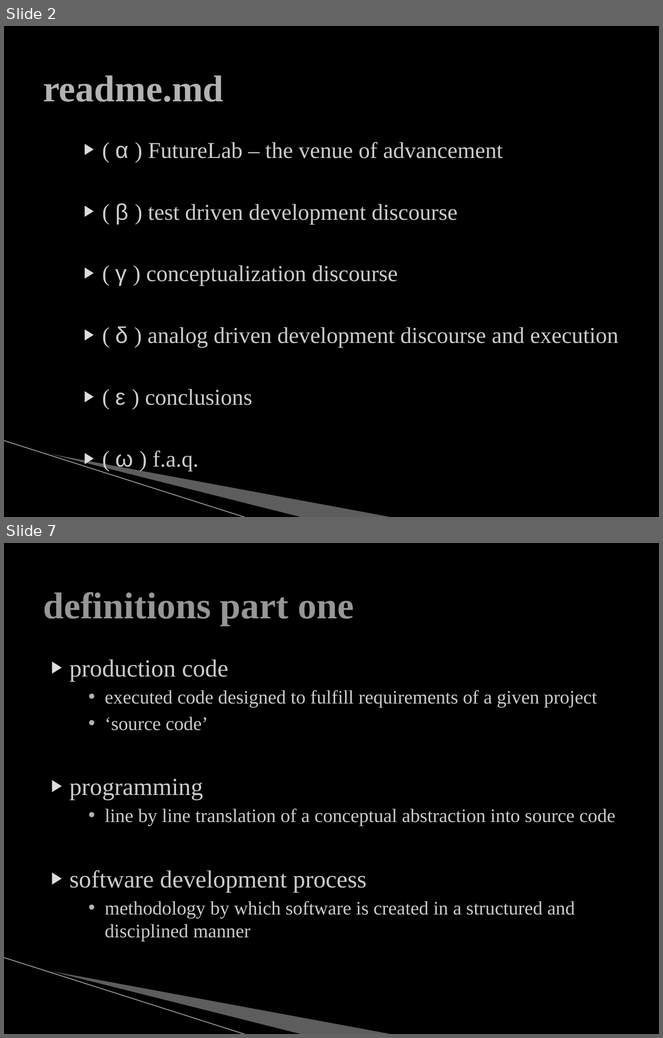
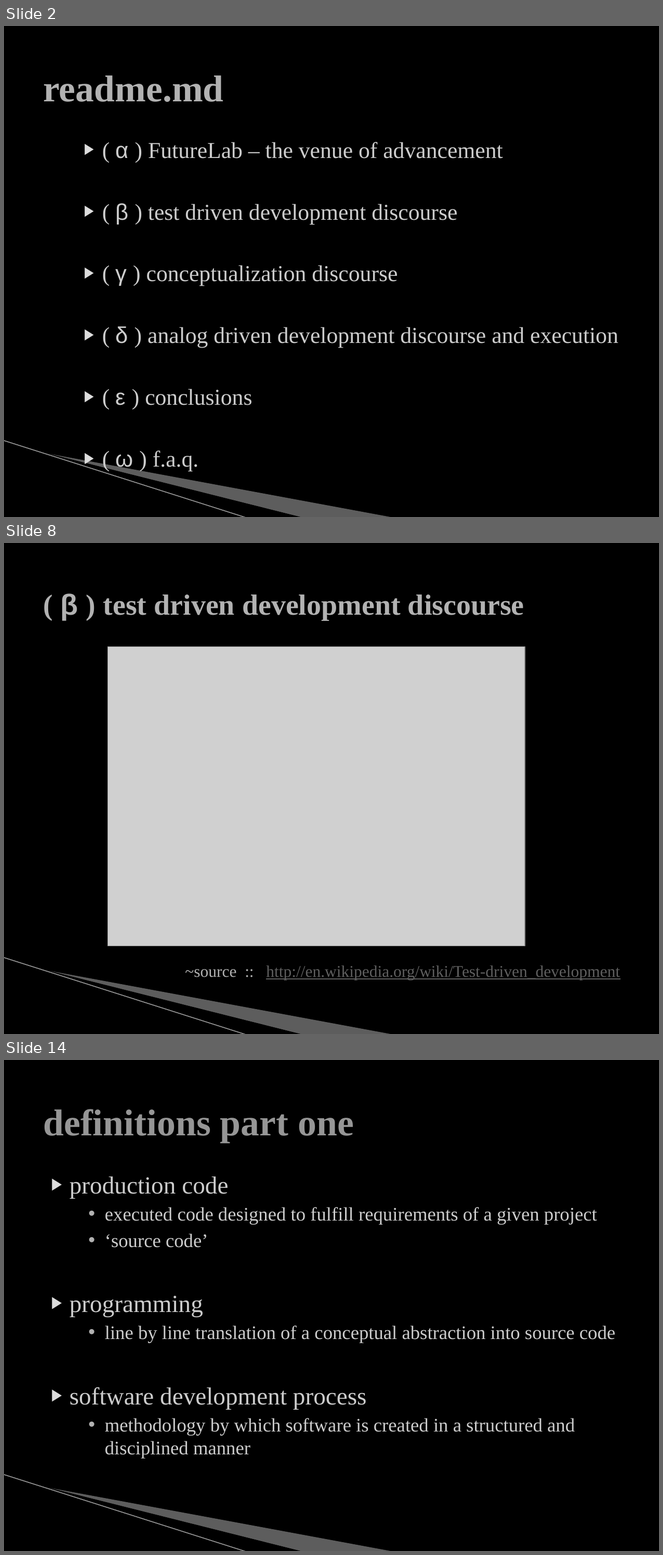
Before and after one commit to mjs0031/master_report, a slide deck: the_defense.pptx. Shown one above the other, each under a label of ours: slides 2 and 7 before the commit, slides 2, 8 and 14 after it; the slides between them are not shown. The pictures are 663x1038 and 663x1555 pixels, drawn with LibreOffice and Linux fonts; fonts in the diff are those of the drawing; grey boxes stand for pictures; background and template pictures are left out. Boxes give left, top, right and bottom in pixels: in the first picture for what was removed or moved away, otherwise in the second. Text is boxed around its words. In the diff, an @@ line names an element or a change of style, - is before the commit and + after.

```diff
--- a/the_defense.pptx
+++ b/the_defense.pptx
@@ slide 8 added at (x1=4, y1=543, x2=659, y2=1034), background #000000; not listed: 3 template elements that a slide beside it also shows @@
@@ title added at (x1=60, y1=593, x2=525, y2=620), 32 pt, text #B2B2B2, bold @@
+( β ) test driven development discourse
@@ picture added at (x1=107, y1=646, x2=525, y2=946) @@
@@ text added at (x1=185, y1=966, x2=620, y2=981), 18 pt, text #5F5F5F, underline @@
+~source :: http://en.wikipedia.org/wiki/Test-driven_development
@@ what was slide 7 is now slide 14 @@
```
Also in this commit, not shown: 4 slides changed, 6 other slides added, 1 other file.
